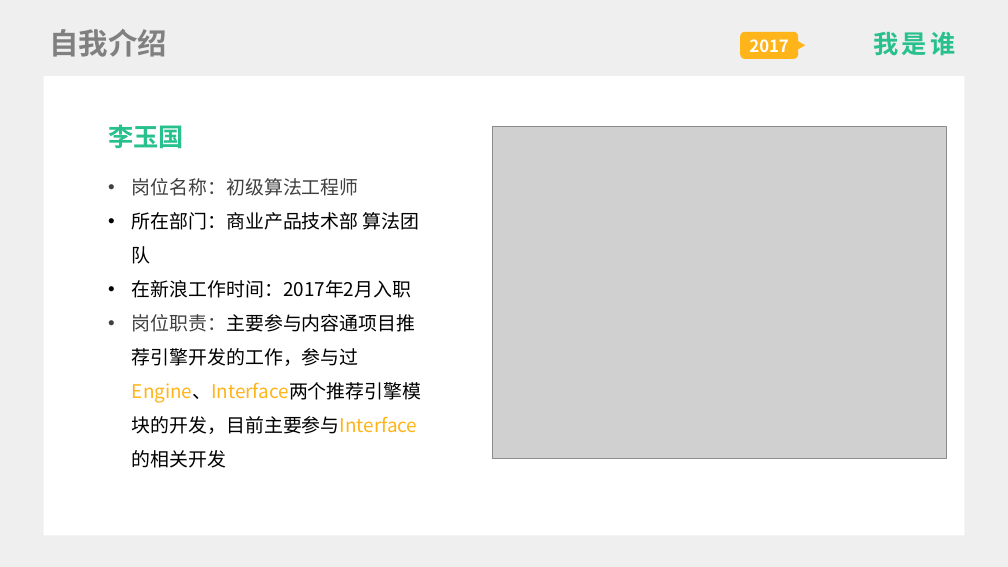
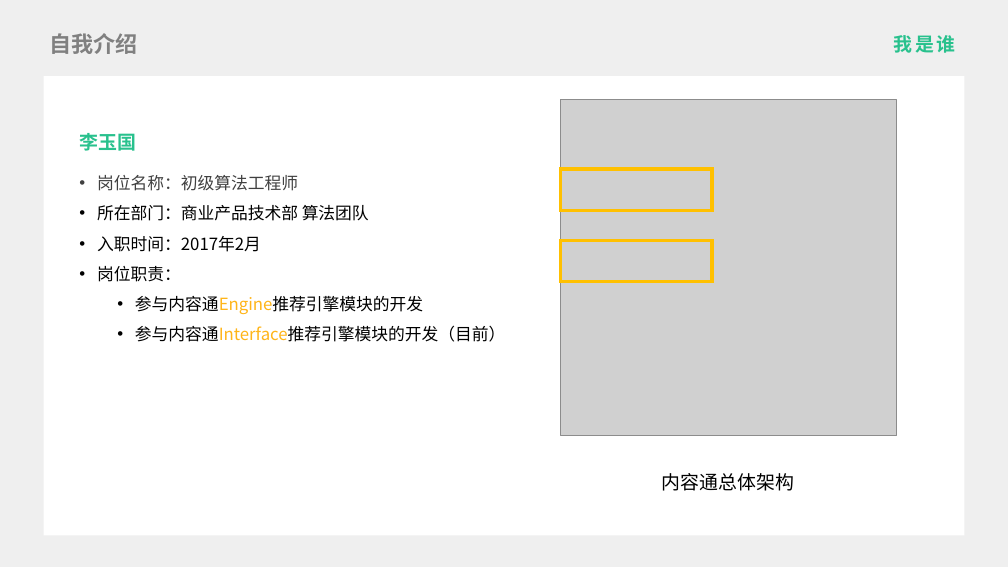
Before and after one commit to liygcoder/workerspace, a slide deck: slide 4 of ppt.pptx. Drawn at 1008x567 pixels with LibreOffice and Linux fonts; fonts in the diff are those of the drawing; grey boxes stand for pictures. Boxes give left, top, right and bottom in pixels: in the first picture for what was removed or moved away, otherwise in the second. Text is boxed around its words. In the diff, an @@ line names an element or a change of style, - is before the commit and + after.

```diff
--- a/ppt.pptx
+++ b/ppt.pptx
@@ title "自我介绍" at [50, 33, 138, 54]: size 28 to 21 pt @@
@@ subtitle "我是谁" at [894, 35, 955, 53]: size 24 to 18 pt, letter spacing 3 to 2.2 pt; less space between paragraphs @@
@@ rounded rectangle removed at [740, 32, 799, 59] @@
-2017
@@ triangle removed at [799, 41, 805, 49] @@
@@ text "李玉国": place and size @@
-text "李玉国" at [108, 124, 421, 434]
+text "李玉国" at [79, 133, 505, 342]
@@ picture: place and size @@
-picture at [492, 127, 947, 459]
+picture at [561, 100, 897, 436]
@@ text at [79, 133, 369, 221]: size 24 to 18 pt in "李玉国"; size 18 to 16 pt in "岗位名称：初级算法工程师", "所在部门：商业产品技术部 算法团队"; less space between paragraphs; indent changed @@
@@ rectangle added at [561, 169, 712, 211], outline #FFC000 3 pt @@
@@ text at [97, 236, 505, 342]: text changed; size 18 to 16 pt @@
-• 在新浪工作时间：2017年2月入职
-• 岗位职责：主要参与内容通项目推荐引擎开发的工作，参与过Engine、Interface两个推荐引擎模块的开发，目前主要参与Interface的相关开发
+• 入职时间：2017年2月
+• 岗位职责：
+  • 参与内容通Engine推荐引擎模块的开发
+  • 参与内容通Interface推荐引擎模块的开发（目前）
@@ rectangle added at [561, 240, 712, 282], outline #FFC000 3 pt @@
@@ text added at [662, 473, 794, 491], 18 pt, text #000000 @@
+内容通总体架构
```
Also in this commit, not shown: 12 other slides changed, 6 slides added, 7 slides removed.
